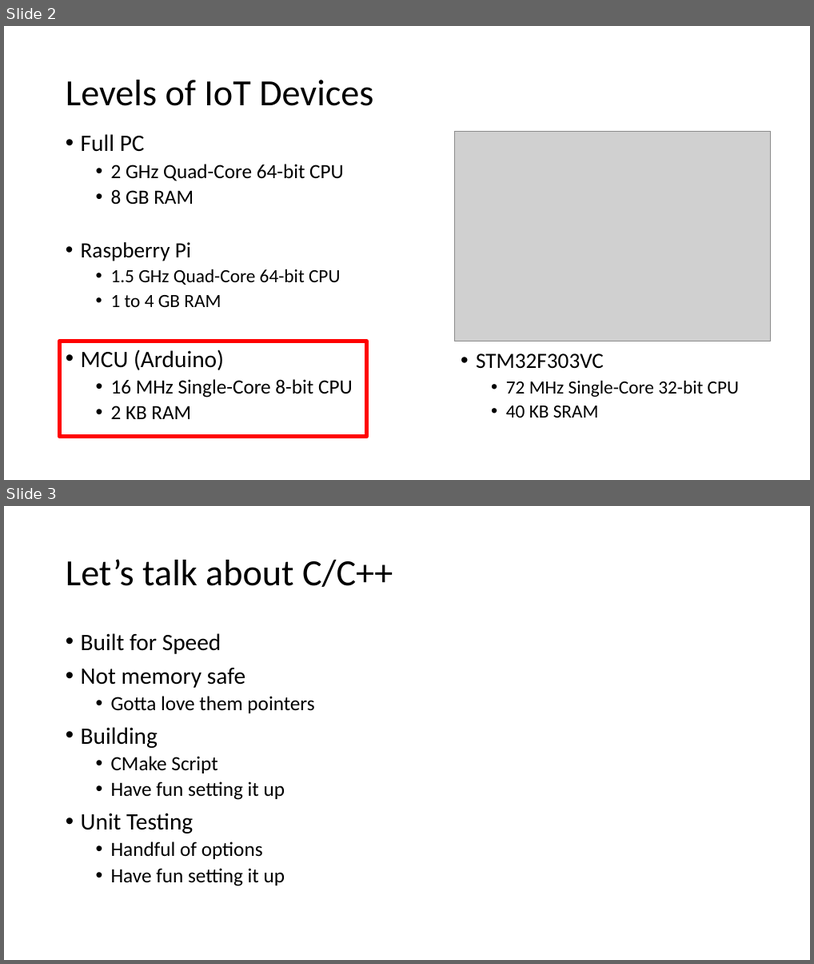
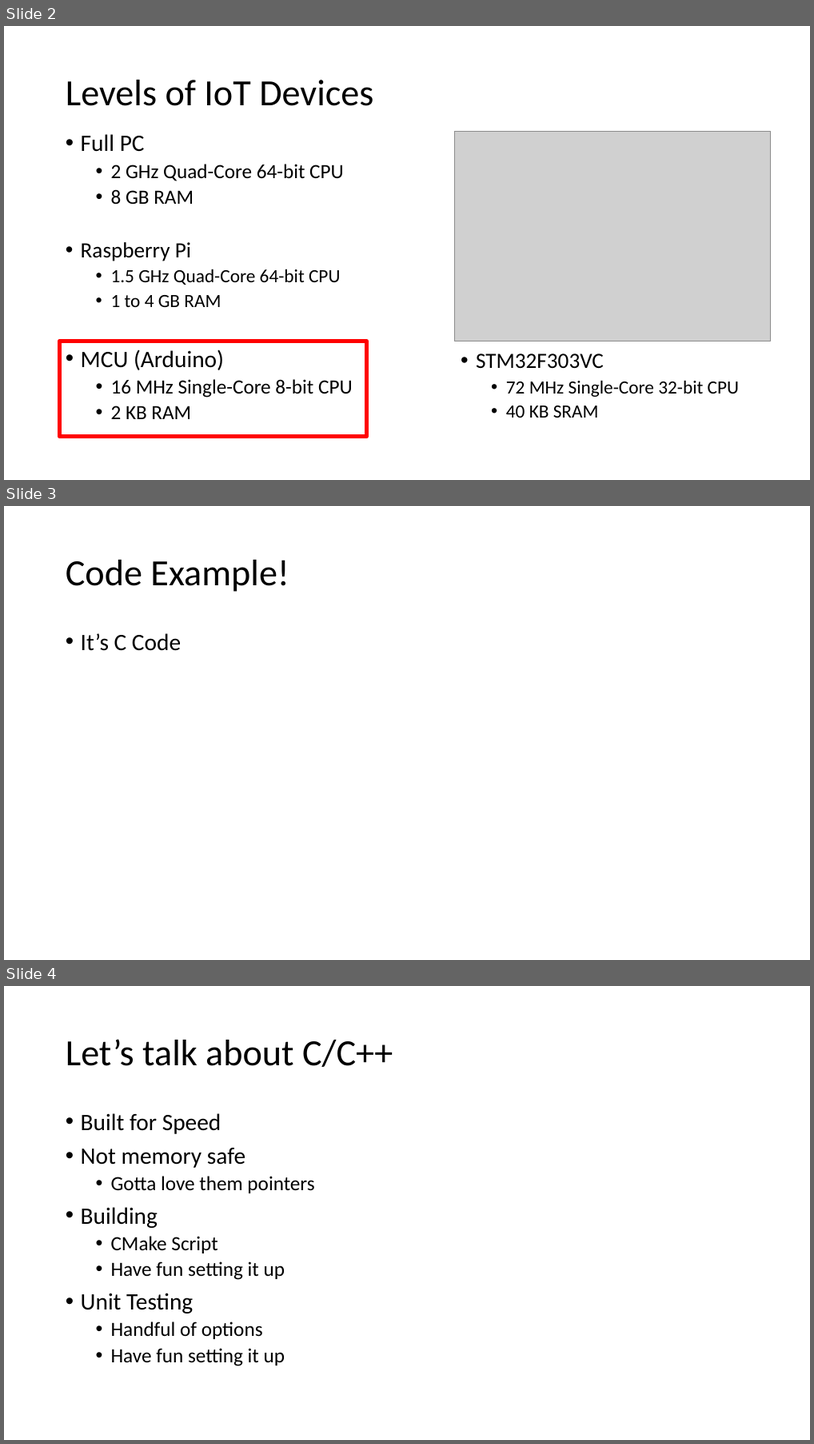
Before and after one commit to ProgrammerAL/Presentations-2019, a slide deck: 09-04 - Making the Case for Rust/Making the Case for Rust.pptx. Shown one above the other, each under a label of ours: slides 2 and 3 before the commit, slides 2, 3 and 4 after it. The pictures are 814x964 and 814x1444 pixels, drawn with LibreOffice and Linux fonts; fonts in the diff are those of the drawing; grey boxes stand for pictures. Boxes give left, top, right and bottom in pixels: in the first picture for what was removed or moved away, otherwise in the second. Text is boxed around its words. In the diff, an @@ line names an element or a change of style, - is before the commit and + after.

```diff
--- a/09-04 - Making the Case for Rust/Making the Case for Rust.pptx
+++ b/09-04 - Making the Case for Rust/Making the Case for Rust.pptx
@@ slide 3 added at bbox=[4, 506, 810, 960], background #FFFFFF @@
@@ title added at bbox=[66, 560, 290, 592], 44 pt, text #000000 @@
+Code Example!
@@ text added at bbox=[81, 633, 181, 651], 28 pt, text #000000 @@
+• It’s C Code
@@ what was slide 3 is now slide 4 @@
```
Also in this commit, not shown: 2 other files.
